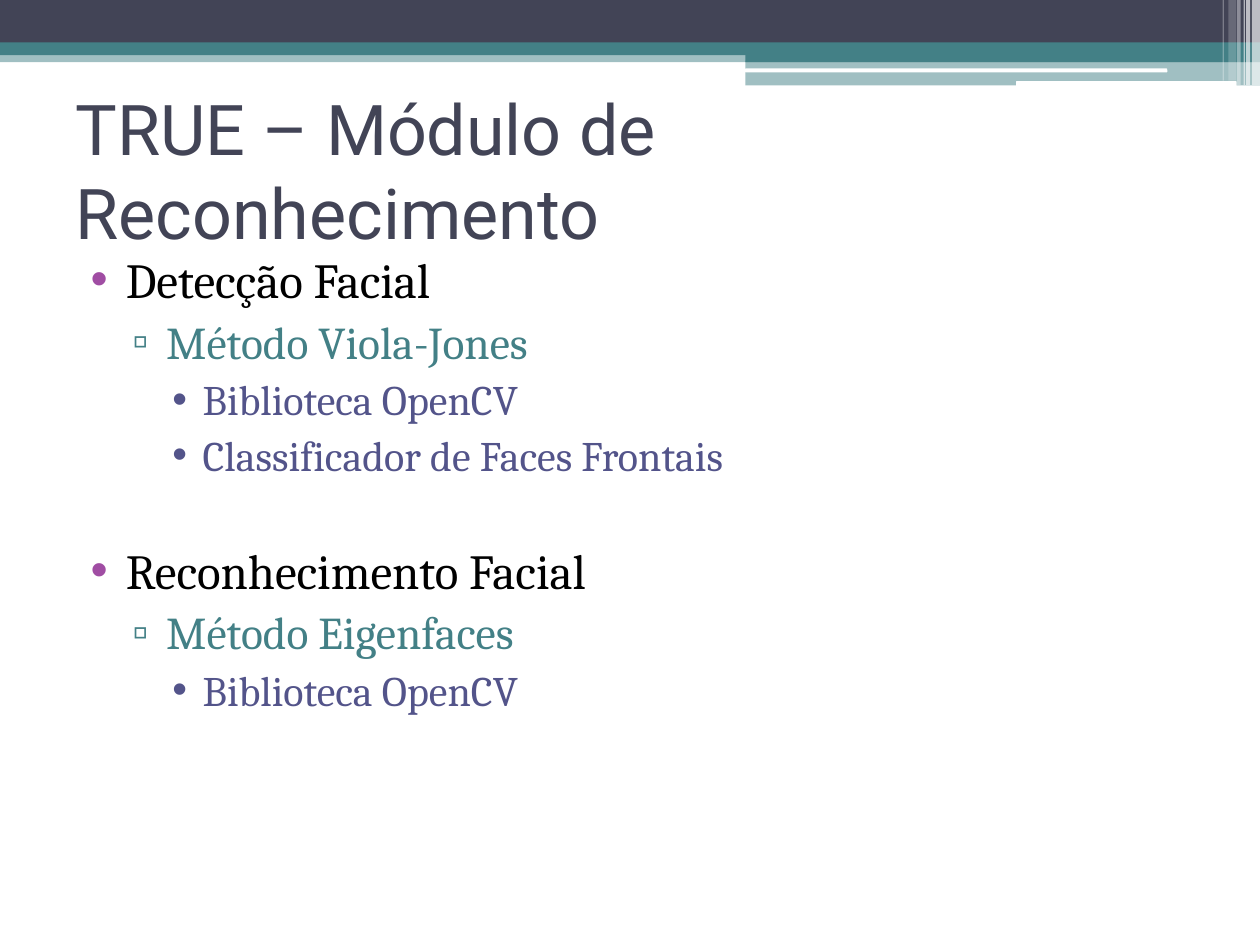
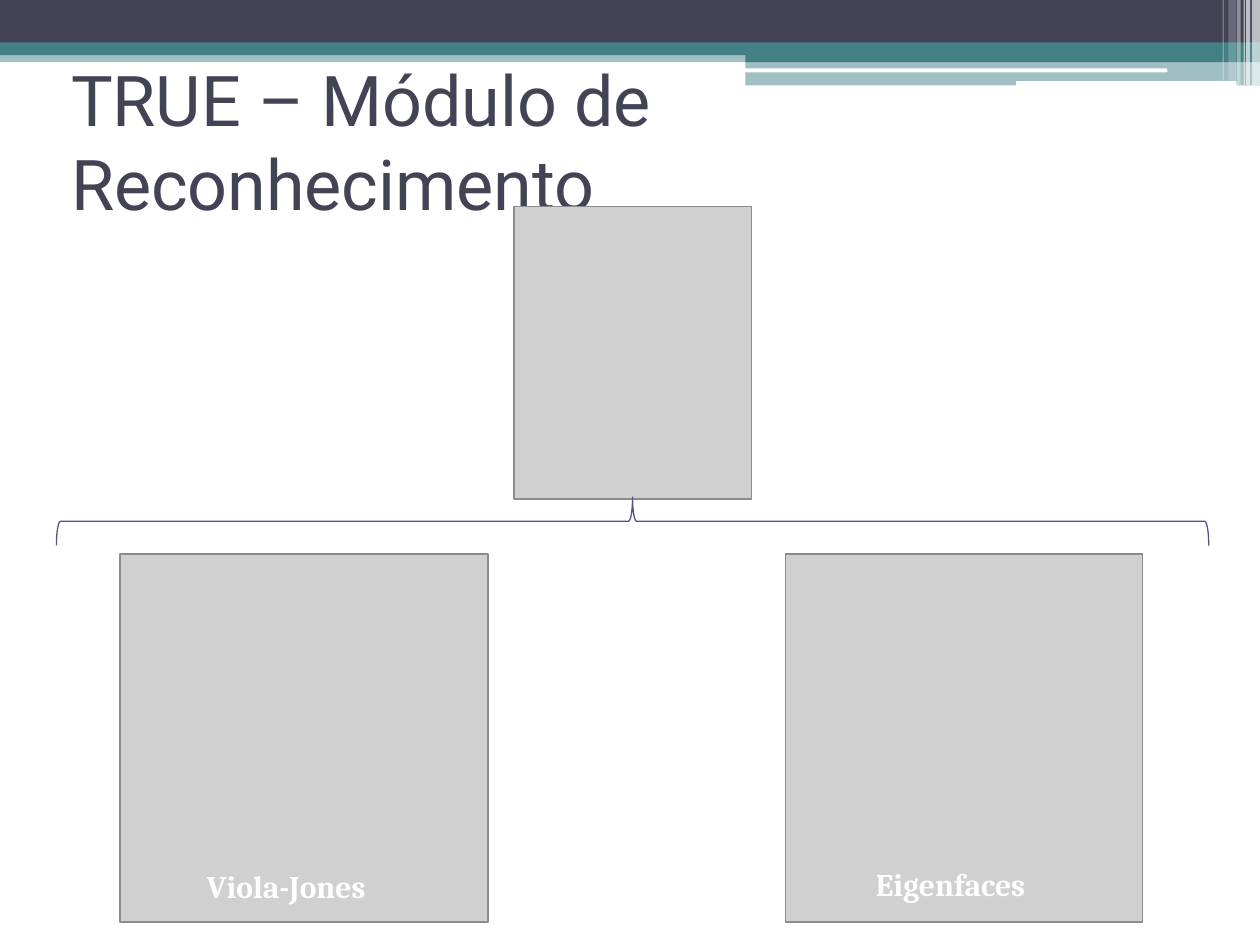
Before and after one commit to talesporto/Artigo-TRUE-SBCUP, a slide deck: slide 20 of apresentacao/ApresentacaoSBCUP.pptx (slide 21 before the commit). Drawn at 1260x945 pixels with LibreOffice and Linux fonts; fonts in the diff are those of the drawing; grey boxes stand for pictures. Boxes give left, top, right and bottom in pixels: in the first picture for what was removed or moved away, otherwise in the second. Text is boxed around its words. In the diff, an @@ line names an element or a change of style, - is before the commit and + after.

```diff
--- a/apresentacao/ApresentacaoSBCUP.pptx
+++ b/apresentacao/ApresentacaoSBCUP.pptx
@@ title "TRUE – Módulo de Reconhecimento" rewrapped from (76, 102, 656, 240) to (71, 73, 652, 226) @@
@@ picture added at (514, 207, 751, 499) @@
@@ text removed at (126, 264, 723, 715) @@
-• Detecção Facial
-  ▫ Método Viola-Jones
-    • Biblioteca OpenCV
-    • Classificador de Faces Frontais
-• Reconhecimento Facial
-  ▫ Método Eigenfaces
-    • Biblioteca OpenCV
@@ right brace added at (56, 497, 1209, 545), outline #53548A 0.75 pt @@
@@ picture added at (120, 554, 488, 922) @@
@@ picture added at (785, 554, 1142, 922) @@
@@ text added at (207, 877, 366, 904), 18 pt, text #FFFFFF, bold @@
+Viola-Jones
@@ text added at (876, 874, 1025, 903), 18 pt, text #FFFFFF, bold @@
+Eigenfaces
```
Also in this commit, not shown: 6 other slides changed.
